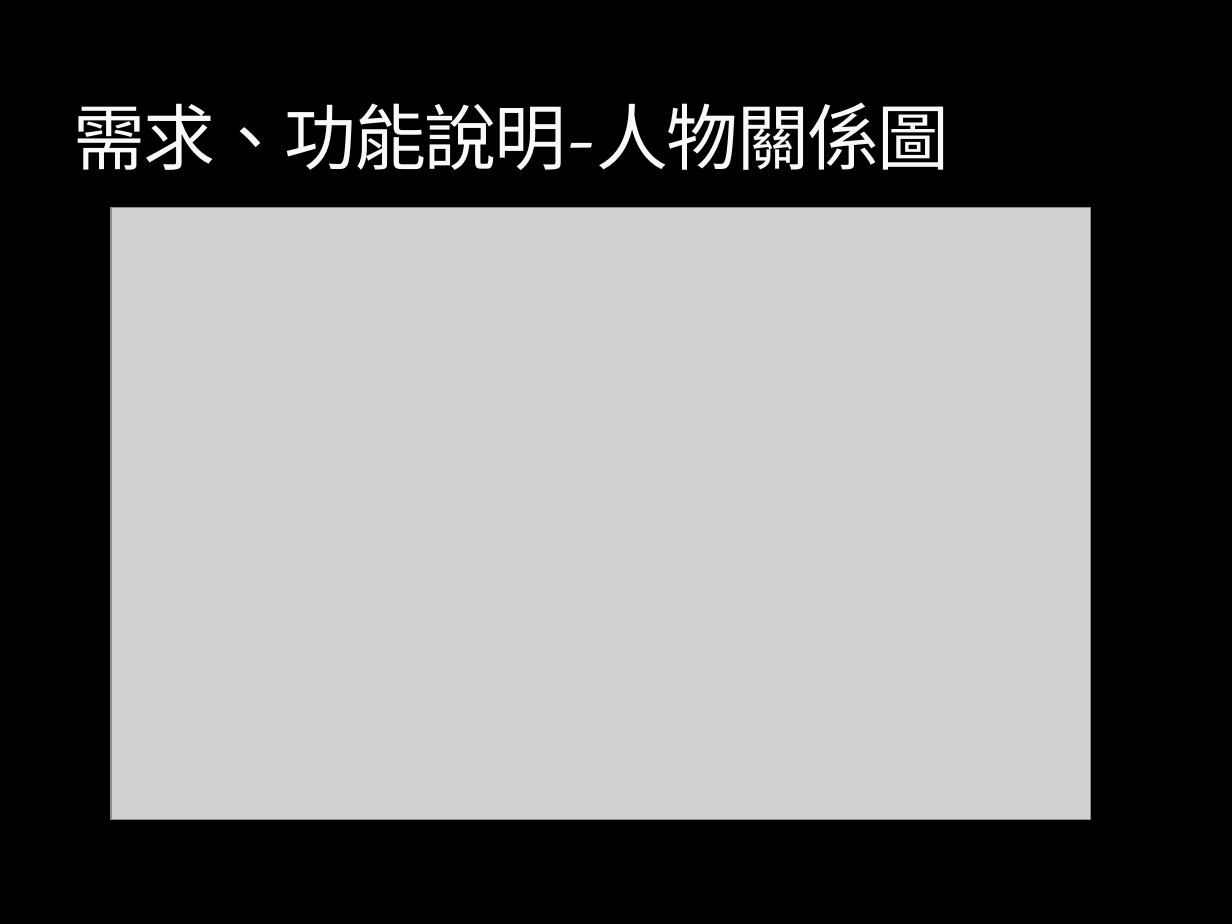
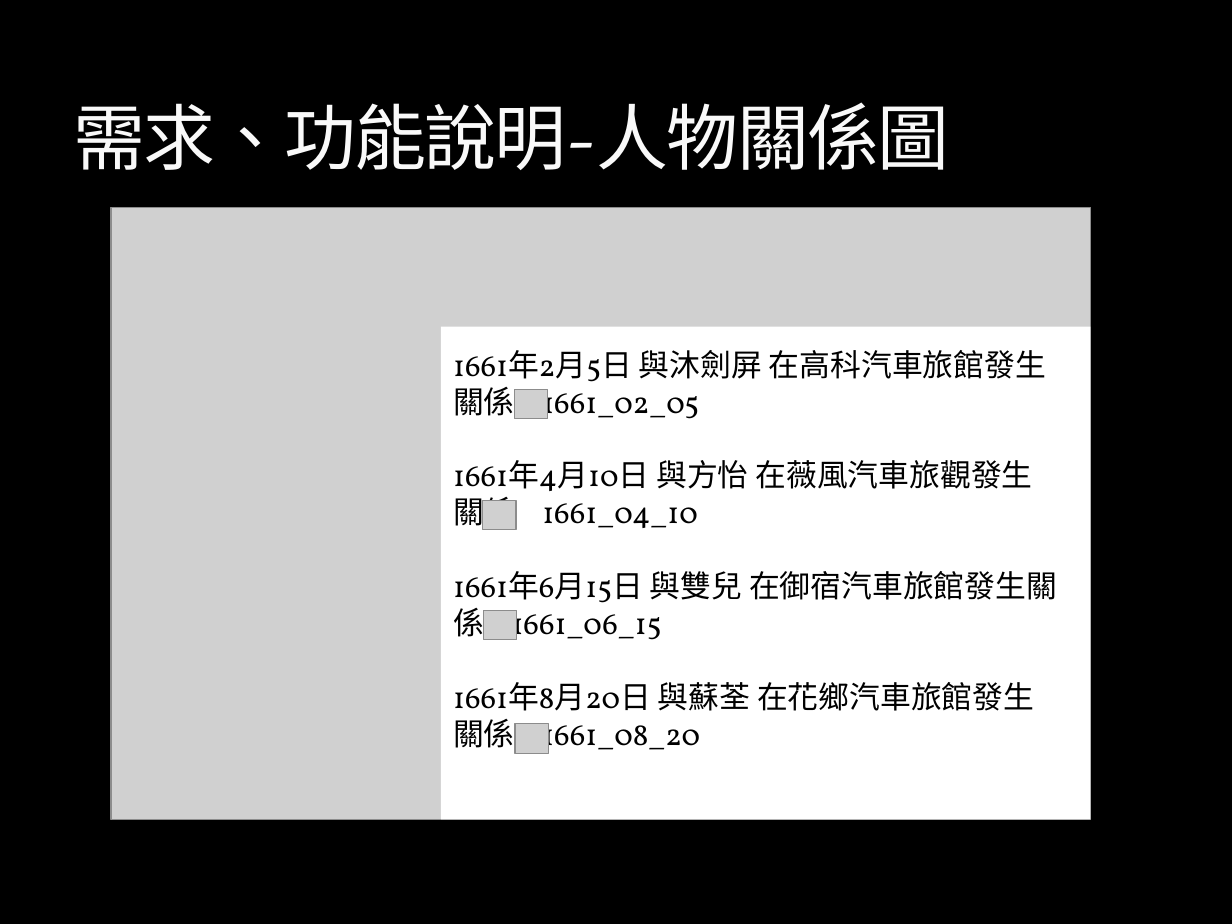
Before and after one commit to Banana-Huang/107_SE_Team11, a slide deck: slide 15 of team11_proposal.pptx (slide 14 before the commit). Drawn at 1232x924 pixels with LibreOffice and Linux fonts; fonts in the diff are those of the drawing; grey boxes stand for pictures; background and template pictures are left out. Boxes give left, top, right and bottom in pixels: in the first picture for what was removed or moved away, otherwise in the second. Text is boxed around its words. In the diff, an @@ line names an element or a change of style, - is before the commit and + after.

```diff
--- a/team11_proposal.pptx
+++ b/team11_proposal.pptx
@@ rectangle added at (x1=441, y1=326, x2=1090, y2=819), fill #FFFFFF @@
@@ text added at (x1=453, y1=350, x2=1057, y2=754), 18 pt, text #000000 @@
+1661年2月5日 與沐劍屏 在高科汽車旅館發生關係 1661_02_05
+1661年4月10日 與方怡 在薇風汽車旅觀發生關係 1661_04_10
+1661年6月15日 與雙兒 在御宿汽車旅館發生關係 1661_06_15
+1661年8月20日 與蘇荃 在花鄉汽車旅館發生關係 1661_08_20
@@ picture added at (x1=514, y1=389, x2=547, y2=419) @@
@@ picture added at (x1=483, y1=500, x2=516, y2=530) @@
@@ picture added at (x1=483, y1=610, x2=516, y2=639) @@
@@ picture added at (x1=515, y1=723, x2=548, y2=753) @@
```
Also in this commit, not shown: 10 other slides changed, 3 slides added.
